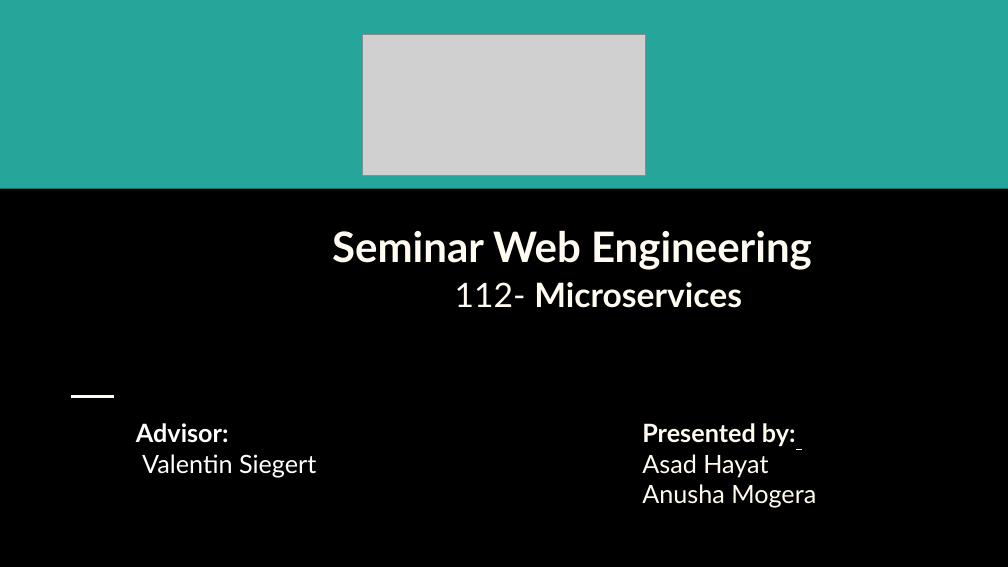
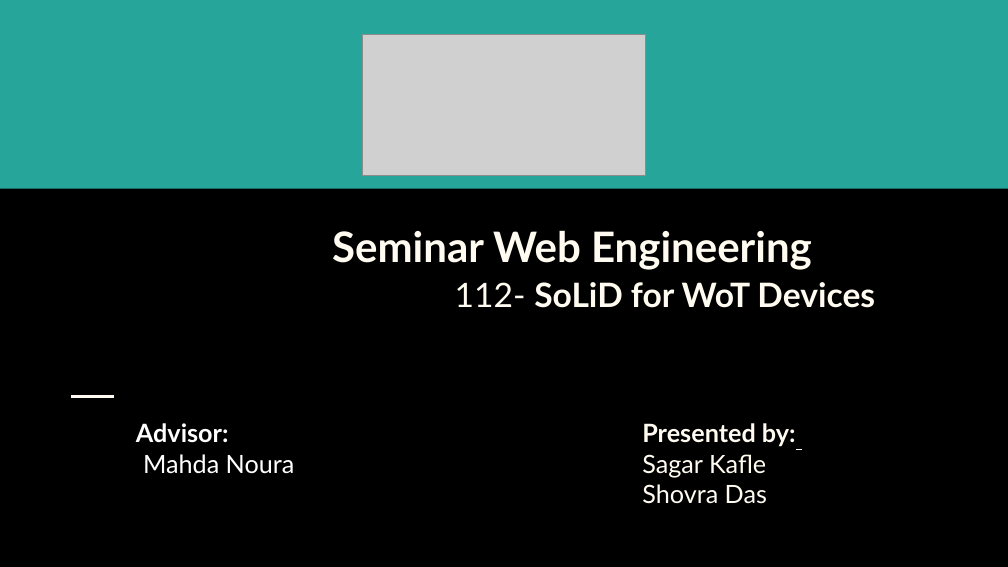
Before and after one commit to shovradas/solid-wot, a slide deck: slide 1 of presentation-phase0-v0.pptx. Drawn at 1008x567 pixels with LibreOffice and Linux fonts; fonts in the diff are those of the drawing; grey boxes stand for pictures. Boxes give left, top, right and bottom in pixels: in the first picture for what was removed or moved away, otherwise in the second. Text is boxed around its words. In the diff, an @@ line names an element or a change of style, - is before the commit and + after.

Commit message:
Slide updated

```diff
--- a/presentation-phase0-v0.pptx
+++ b/presentation-phase0-v0.pptx
@@ title at [455,282,875,308]: text changed @@
-112- Microservices
+112- SoLiD for WoT Devices
@@ text at [642,423,796,504]: text changed @@
-Presented by:
-Asad Hayat
-Anusha Mogera
+Presented by:
+Sagar Kafle
+Shovra Das
@@ subtitle at [143,454,295,474]: text changed @@
-Valentin Siegert
+Mahda Noura
```
Also in this commit, not shown: 1 other slide changed, 1 slide added, 1 slide removed, 4 other files.
